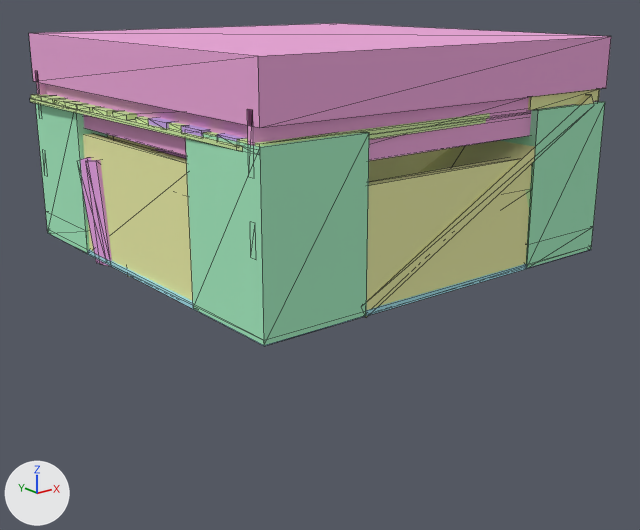
The glTF model assets/models/objects/bunker.glb: old version first, new version second.
Rendered twice from a 50 mm camera at (-8.18, -10.46, 3.75) aimed at (-0.05, -0.3, -0.31). The lights are fixed; the arrows at lower left show +X, +Y and +Z. The older version comes first. Mesh edges are drawn as thin lines. Where no turn or scale is listed for an object, it has been applied to the vertices.

In view in the first picture: 'S2|SM_AirRaidShelter_Sheet_Stage_01a#1', 'S2|SM_HescoBarrier_Tall_Stage1_01a#3', 'S3|SM_AirRaidShelter_Sheet_Stage_01a#1', 'S4|SM_AirRaidShelter_Sheet_Stage_01a#1', 'S4|SM_AirRaidShelter_Sheet_Stage_01a#2', 'S4|SM_Wooden_Plank_03b#1', 'S4|SM_Wooden_Plank_03b#6', 'S5|SM_Bunker_Floor_01A#0', 'S5|SM_Bunker_Roof_01A#0', 'S5|SM_HescoBarrier_Tall_Stage5_01a#0', 'S5|SM_HescoBarrier_Tall_Stage5_01a#1', 'S5|SM_HescoBarrier_Tall_Stage5_01a#2' and 18 more.
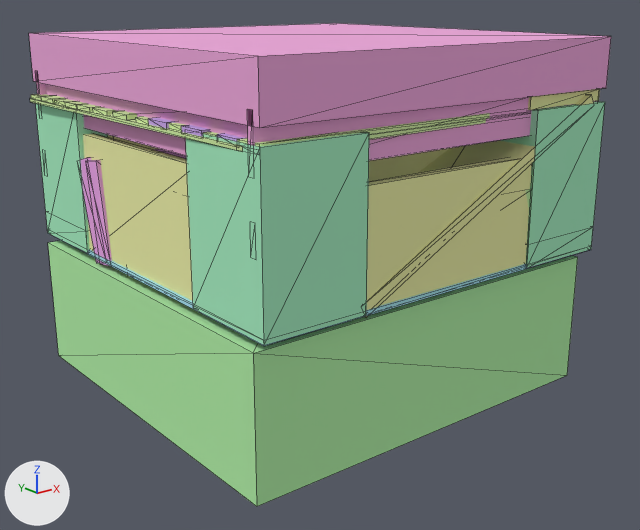
Diff of the bpy script that builds the scene:
```diff
--- a/assets/models/objects/bunker.glb.py
+++ b/assets/models/objects/bunker.glb.py
@@ mat_s6_sm_foundation_bunker @@
+mat_s6_sm_foundation_bunker = principled_material('S6|SM_Foundation_Bunker')
+mat_s6_sm_foundation_bunker.base_color = (0.437, 0.85, 0.383)  # green #b1eda6
+mat_s6_sm_foundation_bunker.roughness = 1.0
@@ me_s6_sm_foundation_bunker @@
+me_s6_sm_foundation_bunker.from_pydata(...)  # a box spanning x -2.96..2.96, y -2.87..2.87, z -0.97..0.97
+me_s6_sm_foundation_bunker.materials.append(mat_s6_sm_foundation_bunker)  # green #b1eda6
@@ ob_s6_sm_foundation_bunker_0 @@
+ob_s6_sm_foundation_bunker_0 = bpy.data.objects.new('S6|SM_Foundation_Bunker#0', me_s6_sm_foundation_bunker)
+ob_s6_sm_foundation_bunker_0.location = (-0.1, 0.0, -1.1)
```

Where the change shows, as pixel boxes [x1, y1, x2, y2] in the pictures (640 x 530 px):
'S6|SM_Foundation_Bunker#0', added (green)
    after: [48, 240, 578, 506]
